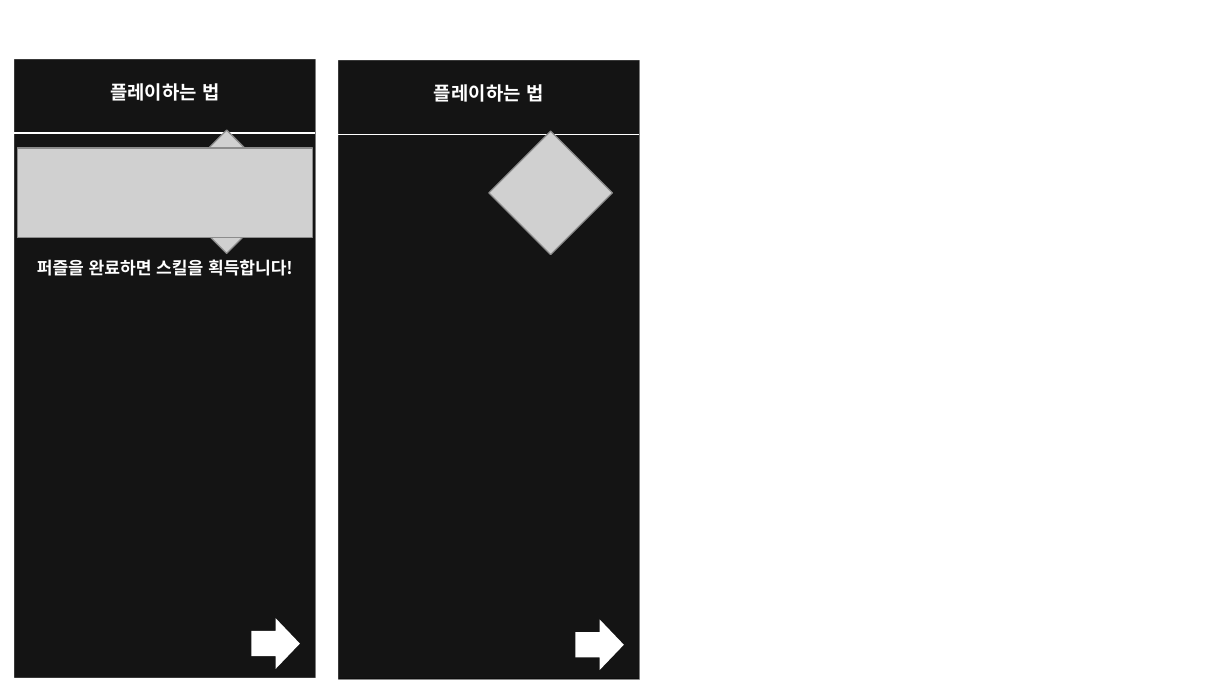
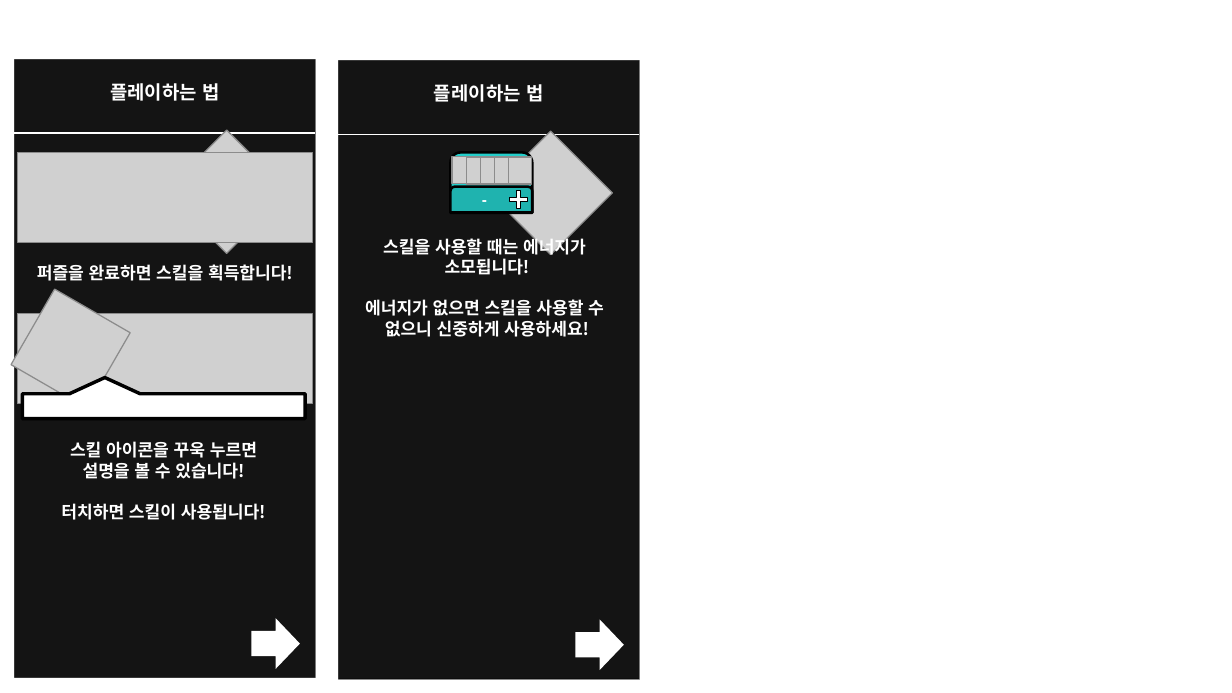
Before and after one commit to PenguinPistol/Sliding_Puzzle_Battle, a slide deck: slide 5 of 기획서/Slide Puzzle Battle Tutorial.pptx. Drawn at 1232x693 pixels with LibreOffice and Linux fonts; fonts in the diff are those of the drawing; grey boxes stand for pictures. Boxes give left, top, right and bottom in pixels: in the first picture for what was removed or moved away, otherwise in the second. Text is boxed around its words. In the diff, an @@ line names an element or a change of style, - is before the commit and + after.

```diff
--- a/기획서/Slide Puzzle Battle Tutorial.pptx
+++ b/기획서/Slide Puzzle Battle Tutorial.pptx
@@ picture: place and size @@
-picture at bbox=[17, 148, 313, 238]
+picture at bbox=[17, 153, 313, 243]
@@ group added at bbox=[441, 153, 532, 214]: 5 pictures, 2 round same rects, 1 plus, 1 text @@
+-
@@ text added at bbox=[365, 235, 604, 337], 10 pt, text #FFFFFF, bold @@
+스킬을 사용할 때는 에너지가
+소모됩니다!
+에너지가 없으면 스킬을 사용할 수
+없으니 신중하게 사용하세요!
@@ text "퍼즐을 완료하면 스킬을 획득합니다!": place and size @@
-text "퍼즐을 완료하면 스킬을 획득합니다!" at bbox=[37, 259, 293, 276]
+text "퍼즐을 완료하면 스킬을 획득합니다!" at bbox=[37, 264, 293, 281]
@@ picture added at bbox=[11, 290, 131, 409] @@
@@ picture added at bbox=[17, 314, 313, 404] @@
@@ speech box added at bbox=[22, 394, 304, 419], fill #FFFFFF, outline #000000 2 pt @@
@@ text added at bbox=[61, 441, 266, 520], 10 pt, text #FFFFFF, bold @@
+스킬 아이콘을 꾸욱 누르면
+설명을 볼 수 있습니다!
+터치하면 스킬이 사용됩니다!
```
Also in this commit, not shown: 3 other slides changed.
